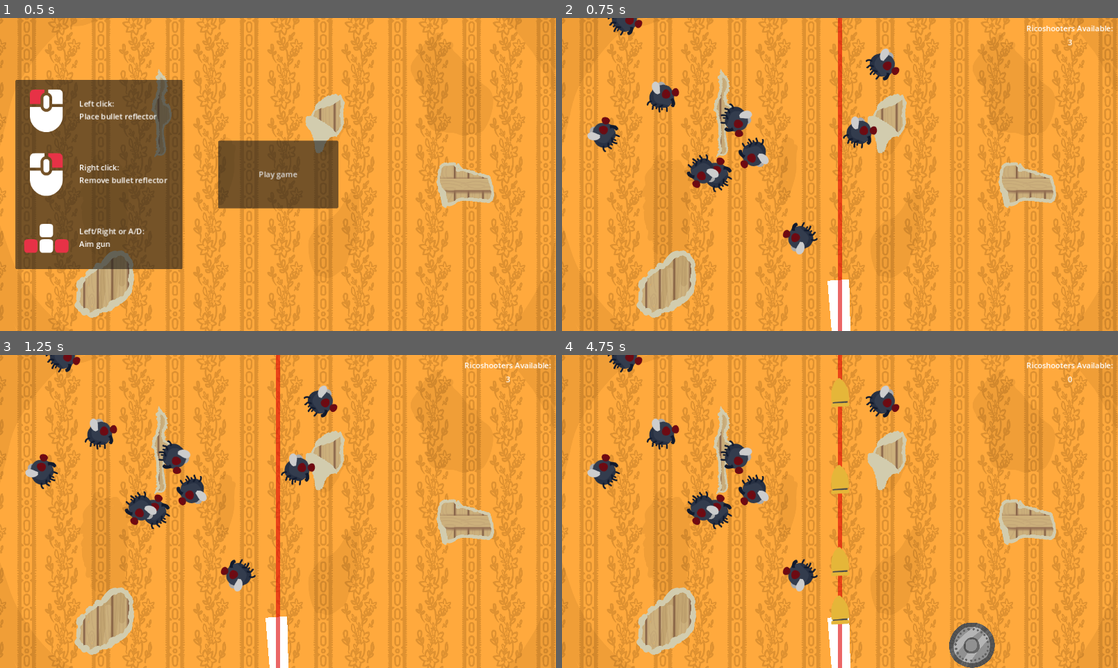
Above: before the commit, frames 1-4 (two rows, left to right).
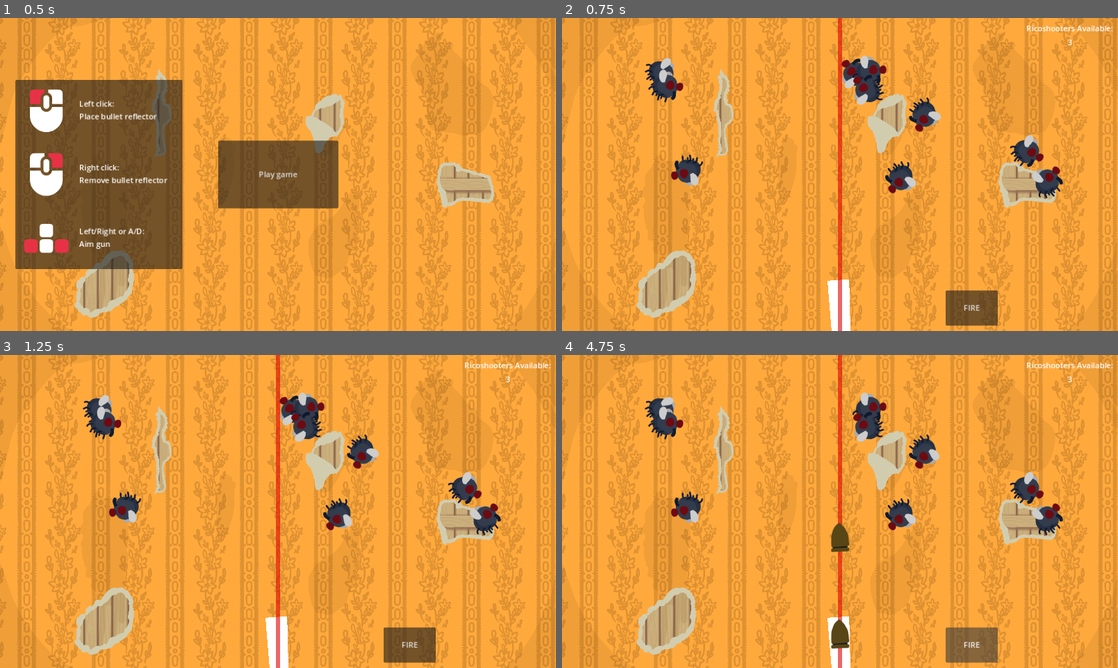
Above: after the commit, the same moments.

Repository: charlottebecconsall/fly-on-the-wall
Game: Godot game, scene res://scenes/menu.tscn
Two runs of this game, one before a commit and one after it. Both use one fixed random seed, a clock stepped at 60 frames per second and the inputs below.
Inputs (mouse positions are in pixels of both pictures, inside the frame that each line leads up to):
- Up to frame 1 (0.5 s): no input
- Up to frame 2 (0.75 s): click "Play game" at 0.5 s
- Up to frame 3 (1.25 s): no input
- Up to frame 4 (4.75 s): click (973, 646) at 1.25 s, where only the run after the commit has a clickable "FIRE"; click (973, 646) at 2 s, where only the run after the commit has a clickable "FIRE"; click (973, 646) at 2.75 s, where only the run after the commit has a clickable "FIRE"; tap Enter (ui_accept) at 3.5, 3.77, 3.8, 4.07, 4.35, 4.52 s; move the mouse to (973, 646) at 3.52 s; press the mouse at (973, 646) at 3.53 s; release the mouse at (973, 646) at 4.28 s; click (973, 646) at 4.55 s

Frame 1 is identical in both runs. In frame 2, 7.2% of the frame differs, in the area x 4-91%, y 0-99%; in frame 3, 7.2%; in frame 4, 8.1%, in the area x 4-92%, y 0-100%.

Commit message:
Shoot button + spawn zone

Diff:
--- a/scenes/fly.gd
+++ b/scenes/fly.gd
@@ -1,6 +1,4 @@
 extends Node2D
-
-signal entry_refused
 
 @onready var wing_buzz_timer: Timer = $WingBuzzTimer
 
--- a/scenes/gun.gd
+++ b/scenes/gun.gd
@@ -15,8 +15,6 @@
 	if Input.is_action_pressed("aim_right"):
 		rotate(delta * 0.5)
 	update_preview_line()
-	if Input.is_action_just_pressed("ui_accept"):
-		shoot()
 
 func update_preview_line():
 	preview_ray.transform = Transform2D.IDENTITY
--- a/scenes/main_game.gd
+++ b/scenes/main_game.gd
@@ -8,8 +8,8 @@
 		var fly_scene = preload("res://scenes/fly.tscn")
 		var fly = fly_scene.instantiate() as Node2D
 		add_child(fly)
-		fly.entry_refused.emit(reject_ricoshooter)
-		fly.position = Vector2(randi() % (get_window().content_scale_size.x-100), randi() % (get_window().content_scale_size.y-100))
+
+		fly.position = $SpawnZone.position + $SpawnZone.size * Vector2(randf(), randf())
 		fly.rotation_degrees = randi() % 360
 
 
@@ -22,21 +22,14 @@
 	load_ricoshooter_info(num_ricoshooters)
 
 
-func reject_ricoshooter():
-	pass
-
-
 # Called when the node enters the scene tree for the first time.
 func _ready() -> void:
 	# Prepares game by loading in all the essentials
 	load_flies(num_flies)
 	load_ricoshooter_info(num_ricoshooters)
 
-
-
-# Called every frame. 'delta' is the elapsed time since the previous frame.
-func _process(delta: float) -> void:
-	if Input.is_action_just_pressed("place_ricoshooter") and num_ricoshooters > 0:
+func _unhandled_input(event: InputEvent) -> void:
+	if event.is_action_pressed("place_ricoshooter"):
 		var ricoshooter_scene = preload("res://scenes/ricoshooters.tscn")
 		var ricoshooter = ricoshooter_scene.instantiate()
 		add_child(ricoshooter)
--- a/scenes/main_game.tscn
+++ b/scenes/main_game.tscn
@@ -6,6 +6,14 @@
 
 [node name="MainGame" type="Node2D"]
 script = ExtResource("1_b0obm")
+
+[node name="SpawnZone" type="ReferenceRect" parent="."]
+offset_left = 174.0
+offset_top = 78.0
+offset_right = 1008.0
+offset_bottom = 443.0
+mouse_filter = 2
+border_width = 5.0
 
 [node name="Node2D" type="Node2D" parent="."]
 
@@ -53,3 +61,13 @@
 
 [node name="PreviewLine" type="Line2D" parent="Gun"]
 default_color = Color(0.866667, 0, 0, 0.6)
+
+[node name="ShootButton" type="Button" parent="."]
+offset_left = 795.0
+offset_top = 564.0
+offset_right = 903.0
+offset_bottom = 637.0
+focus_mode = 0
+text = "FIRE"
+
+[connection signal="pressed" from="ShootButton" to="Gun" method="shoot"]
Binary file changed: assets/art/bullet.png
